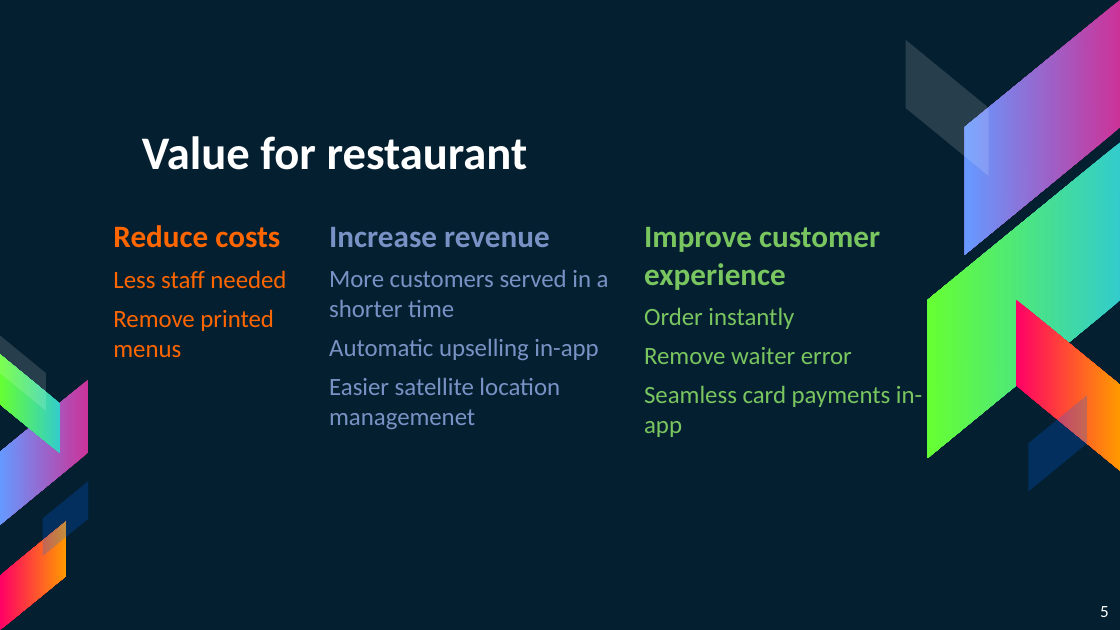
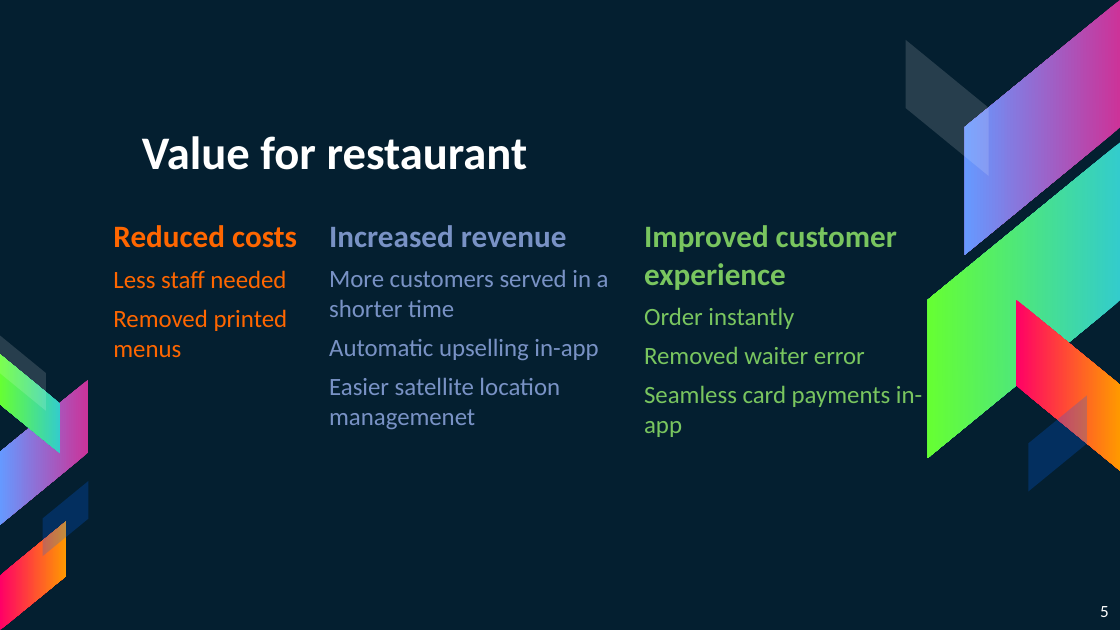
Before and after one commit to superhp/restaurant-as-a-service, a slide deck: slide 5 of PitchWaiterless.pptx. Drawn at 1120x630 pixels with LibreOffice and Linux fonts; fonts in the diff are those of the drawing. Boxes give left, top, right and bottom in pixels: in the first picture for what was removed or moved away, otherwise in the second. Text is boxed around its words. In the diff, an @@ line names an element or a change of style, - is before the commit and + after.

Commit message:
Updated pitch .ppt

```diff
--- a/PitchWaiterless.pptx
+++ b/PitchWaiterless.pptx
@@ text at (113,225,297,248): text changed @@
-Reduce costs
+Reduced costs
@@ text at (329,225,567,247): text changed @@
-Increase revenue
+Increased revenue
@@ text at (644,225,897,290): text changed @@
-Improve customer experience
+Improved customer experience
@@ text at (113,309,288,357): text changed @@
-Remove printed menus
+Removed printed menus
@@ text at (644,346,865,364): text changed @@
-Remove waiter error
+Removed waiter error
```
Also in this commit, not shown: 9 other slides changed, 4 slides added, 18 slides removed.
